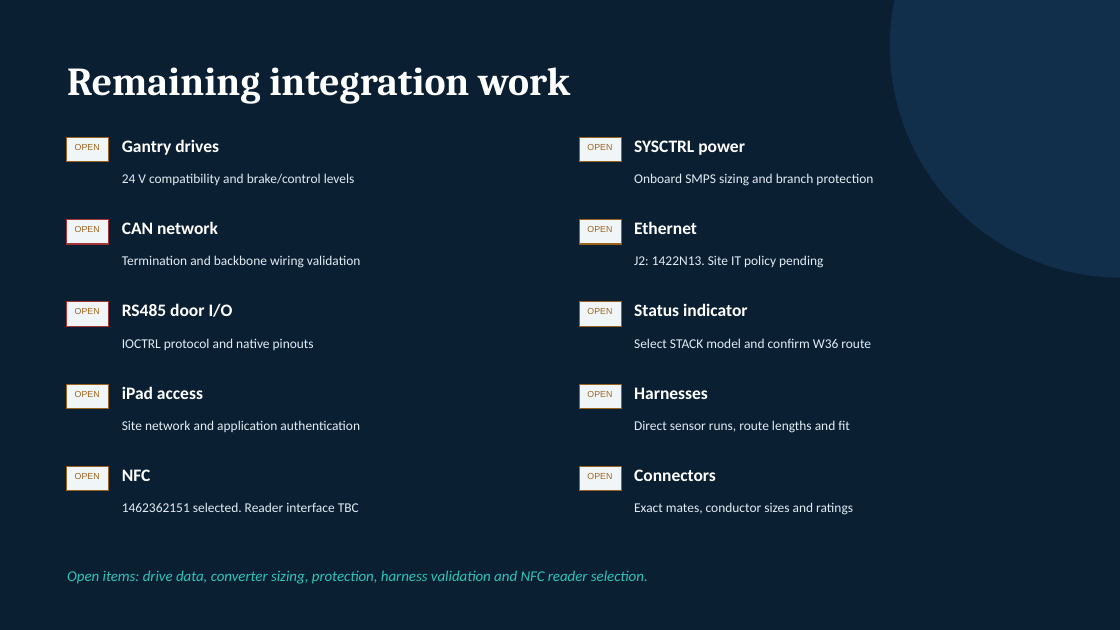
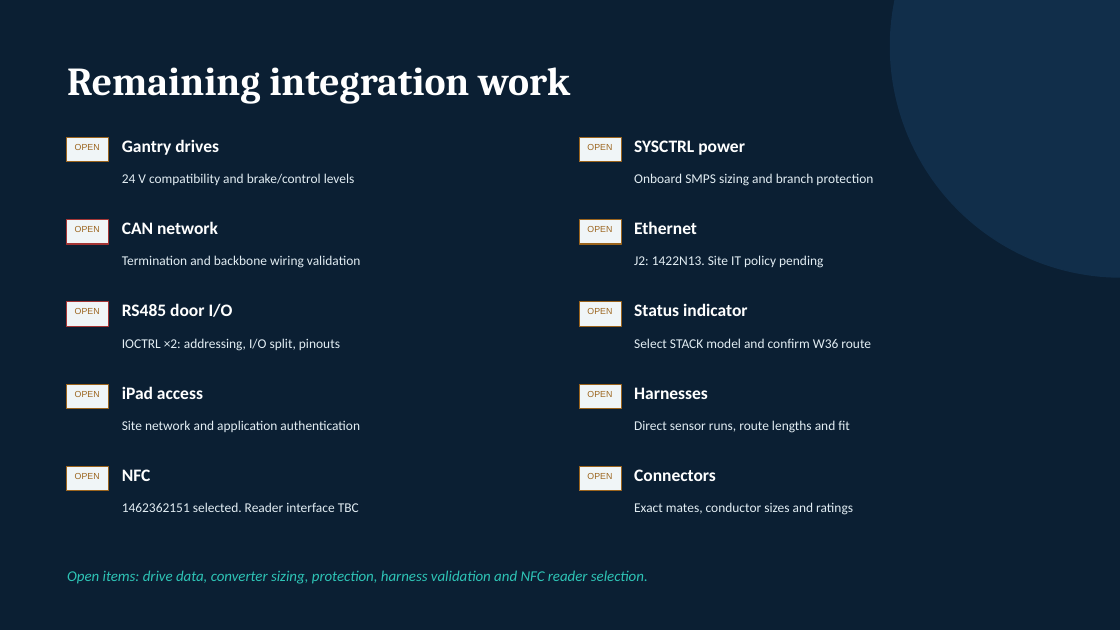
Before and after one commit to Microver-Electronics/Adherent, a slide deck: slide 10 of SYS/ADHERENT_Design_Review.pptx. Drawn at 1120x630 pixels with LibreOffice and Linux fonts; fonts in the diff are those of the drawing. Boxes give left, top, right and bottom in pixels: in the first picture for what was removed or moved away, otherwise in the second. Text is boxed around its words. In the diff, an @@ line names an element or a change of style, - is before the commit and + after.

```diff
--- a/SYS/ADHERENT_Design_Review.pptx
+++ b/SYS/ADHERENT_Design_Review.pptx
@@ text at [122,338,340,351]: text changed @@
-IOCTRL protocol and native pinouts
+IOCTRL ×2: addressing, I/O split, pinouts
```
Also in this commit, not shown: 2 other slides changed, 8 other files.
